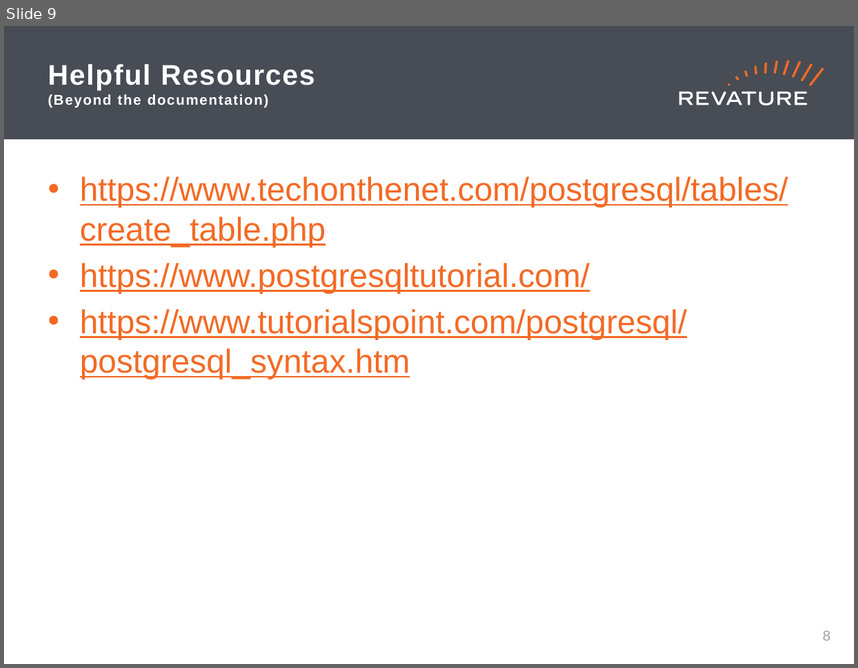
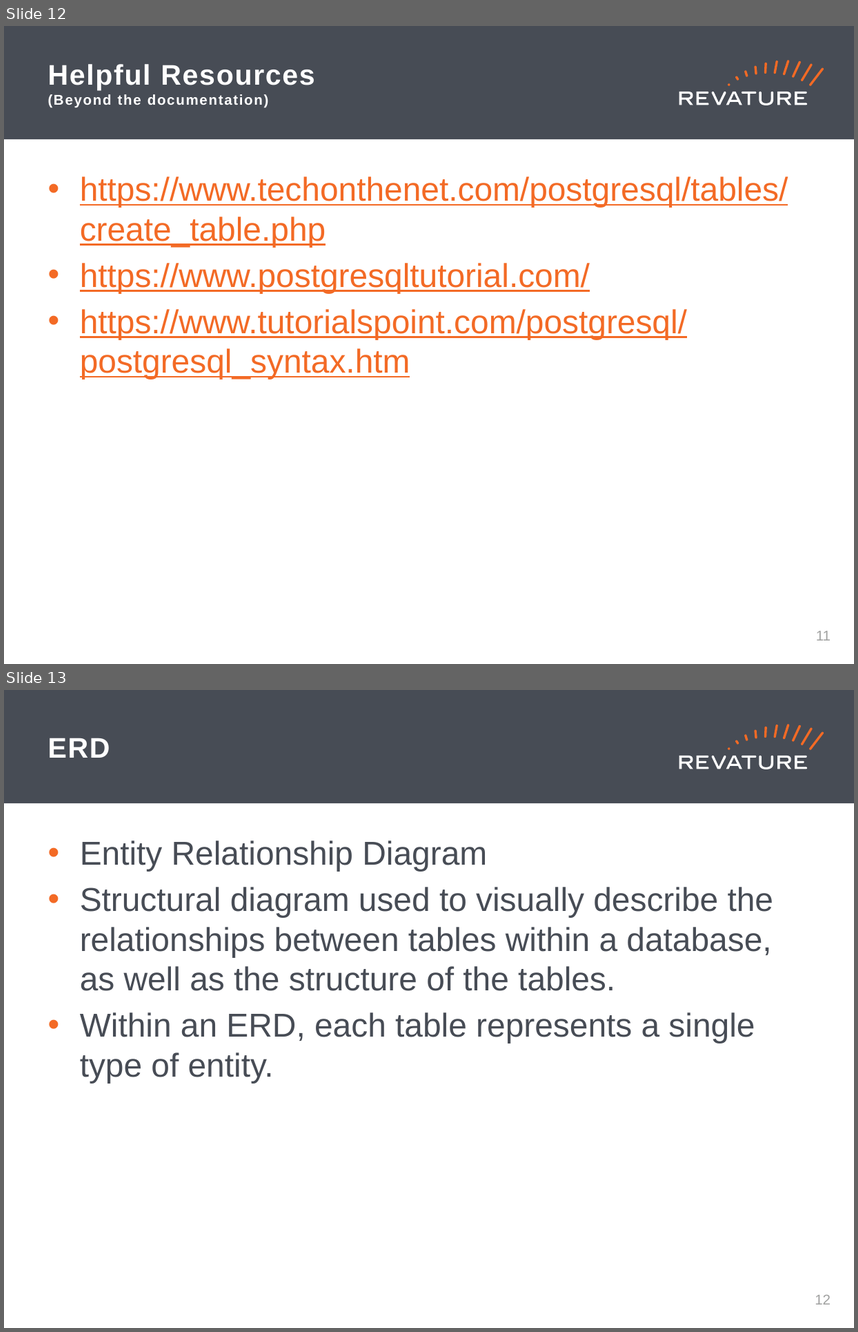
Before and after one commit to jhigherevature/8302021_RAP, a slide deck: powerpoints/Day_19.pptx. Shown one above the other, each under a label of ours: slide 9 before the commit, slides 12 and 13 after it. The pictures are 858x668 and 858x1332 pixels, drawn with LibreOffice and Linux fonts; fonts in the diff are those of the drawing. Boxes give left, top, right and bottom in pixels: in the first picture for what was removed or moved away, otherwise in the second. Text is boxed around its words. In the diff, an @@ line names an element or a change of style, - is before the commit and + after.

```diff
--- a/powerpoints/Day_19.pptx
+++ b/powerpoints/Day_19.pptx
@@ slide 13 added at (4, 690, 854, 1328), background #FFFFFF; not listed: 19 template elements that a slide beside it also shows @@
@@ title added at (48, 738, 110, 758), 24 pt, text #FFFFFF, bold @@
+ERD
@@ text added at (80, 840, 774, 1083), 28 pt, text #474C55 @@
+• Entity Relationship Diagram
+• Structural diagram used to visually describe the relationships between tables within a database, as well as the structure of the tables.
+• Within an ERD, each table represents a single type of entity.
@@ page number added at (815, 1294, 831, 1304), 12 pt, text #A0A1A0 @@
+12
@@ what was slide 9 is now slide 12 @@
@@ page number at (816, 630, 831, 640): text changed @@
-8
+11
```
Also in this commit, not shown: 2 slides changed, 4 other slides added, 3 other files.
